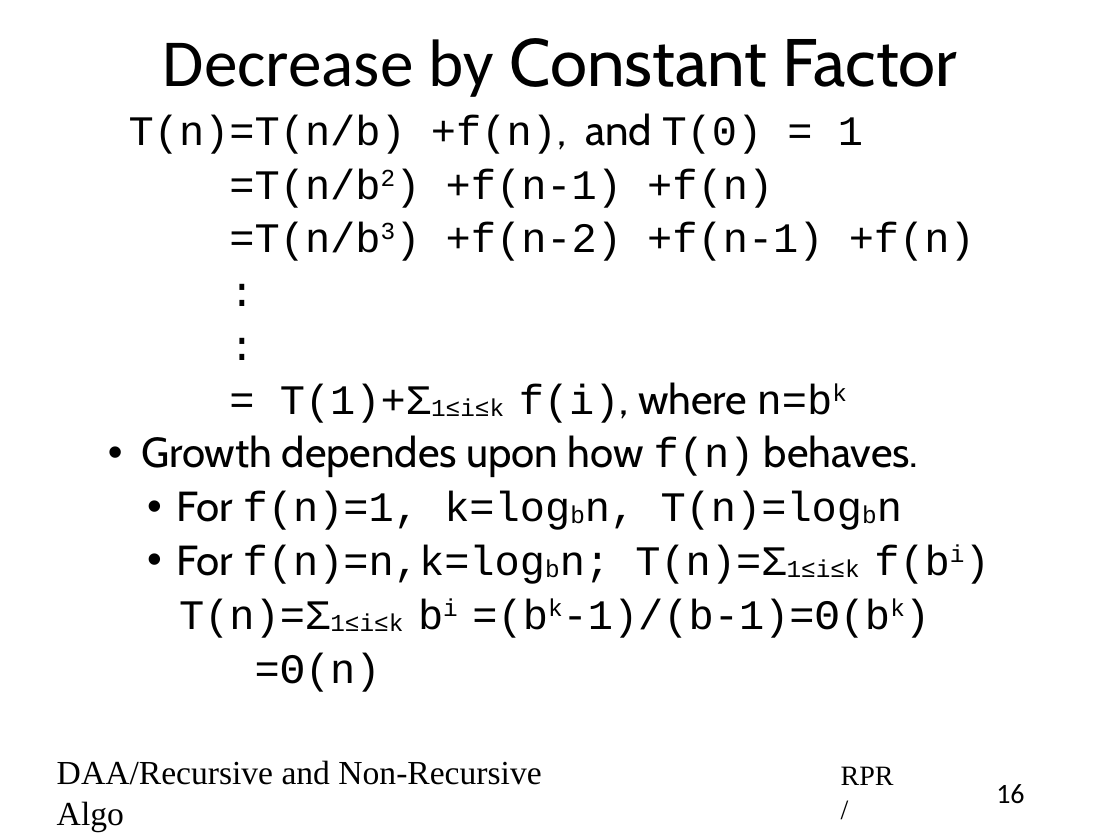
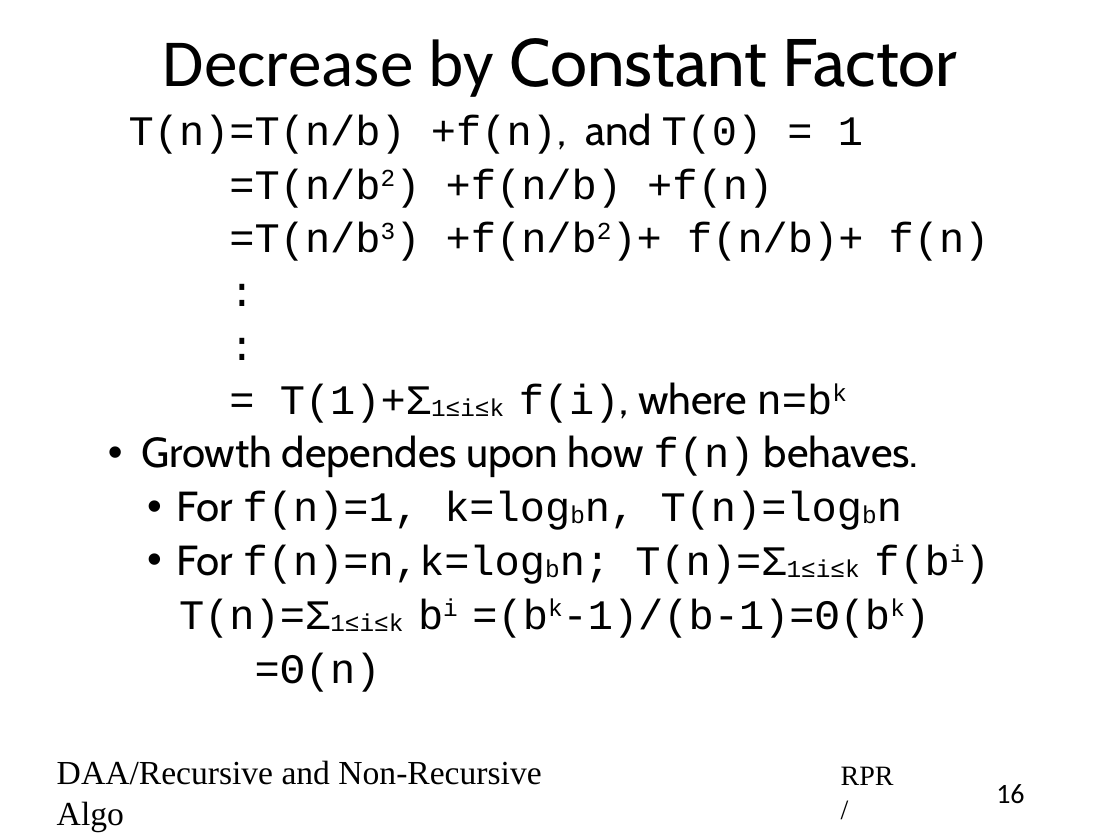
Before and after one commit to rprustagi/2019-17CS43-DAA, a slide deck: slide 16 of Slides-RPR/2019-H1-DAA-L07-Recursive-NonRecursive-Efficiency.pptx. Drawn at 1120x840 pixels with LibreOffice and Linux fonts; fonts in the diff are those of the drawing. Boxes give left, top, right and bottom in pixels: in the first picture for what was removed or moved away, otherwise in the second. Text is boxed around its words. In the diff, an @@ line names an element or a change of style, - is before the commit and + after.

Commit message:
Typo errors in slides fixed

```diff
--- a/Slides-RPR/2019-H1-DAA-L07-Recursive-NonRecursive-Efficiency.pptx
+++ b/Slides-RPR/2019-H1-DAA-L07-Recursive-NonRecursive-Efficiency.pptx
@@ text at box(229, 168, 990, 261): text changed @@
-          =T(n/b2) +f(n-1) +f(n)
-          =T(n/b3) +f(n-2) +f(n-1) +f(n)
+          =T(n/b2) +f(n/b) +f(n)
+          =T(n/b3) +f(n/b2)+ f(n/b)+ f(n)
```
Also in this commit, not shown: 9 other slides changed, 11 other files.
